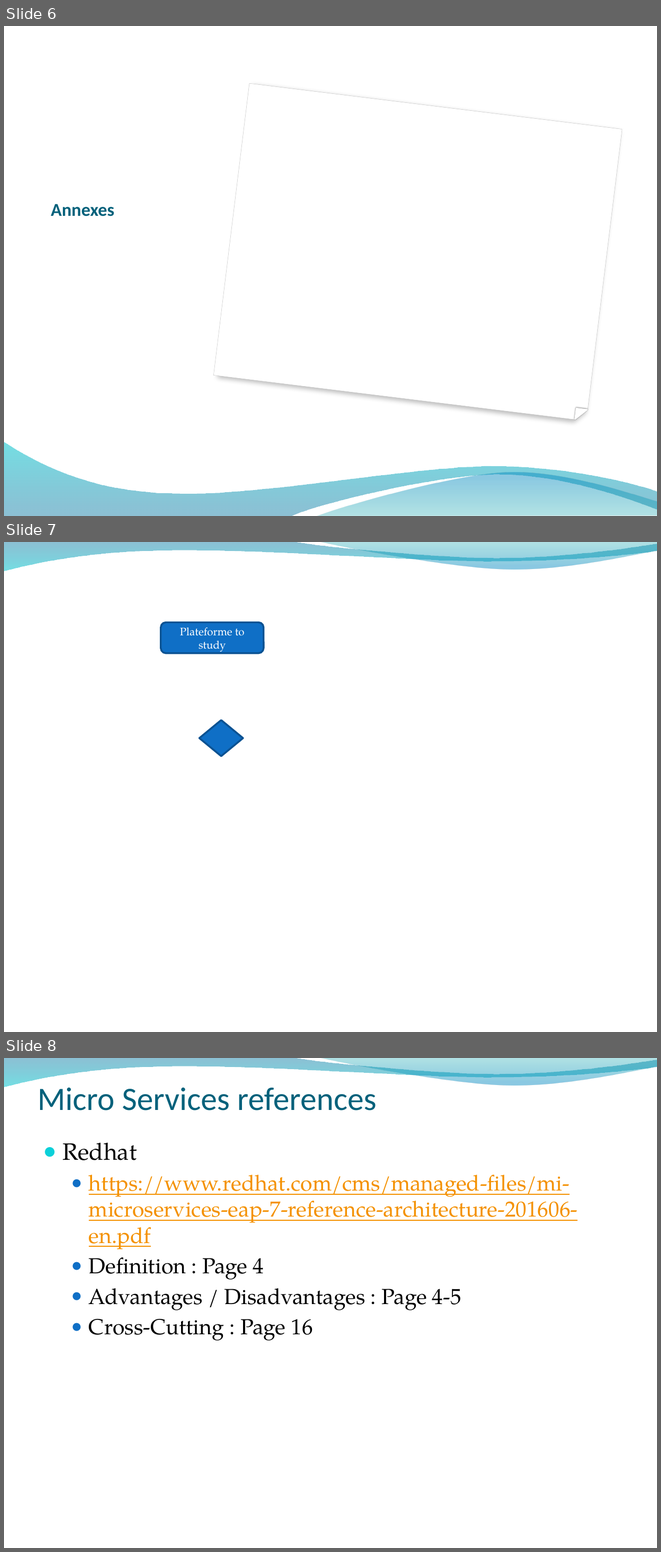
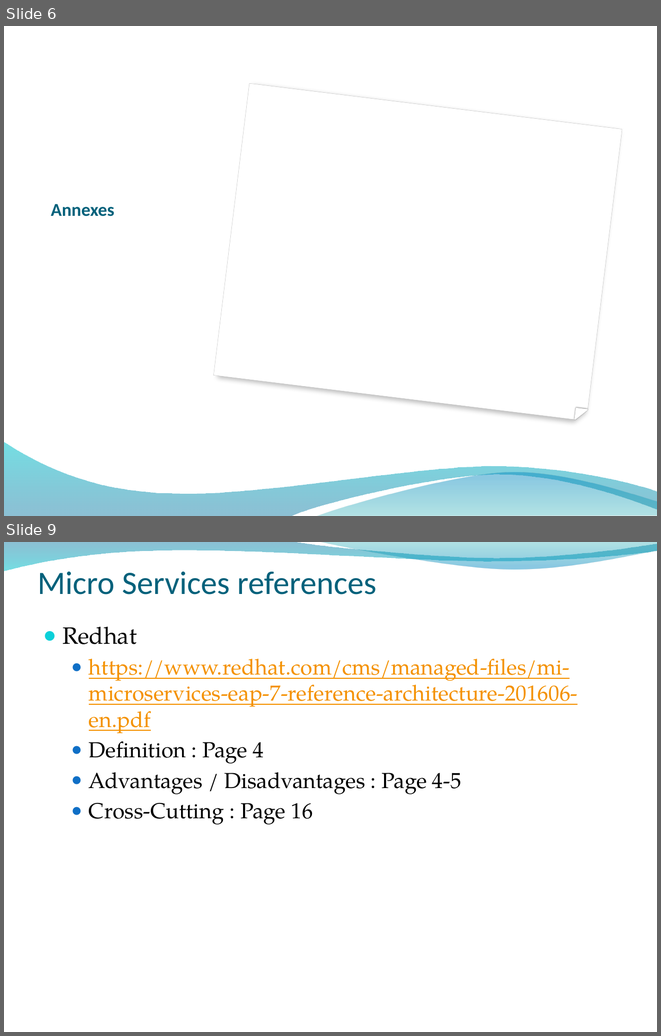
Before and after one commit to ygo74/microsvc, a slide deck: Documentation/Container Architecture.pptx. Shown one above the other, each under a label of ours: slides 6, 7 and 8 before the commit, slides 6 and 9 after it; the slides between them are not shown. The pictures are 661x1552 and 661x1036 pixels, drawn with LibreOffice and Linux fonts; fonts in the diff are those of the drawing; background and template pictures are left out. Boxes give left, top, right and bottom in pixels: in the first picture for what was removed or moved away, otherwise in the second. Text is boxed around its words. In the diff, an @@ line names an element or a change of style, - is before the commit and + after.

```diff
--- a/Documentation/Container Architecture.pptx
+++ b/Documentation/Container Architecture.pptx
@@ slide 7 removed at (4, 542, 657, 1032), background picture (left out); not listed: 2 template elements that a slide beside it also shows @@
@@ rounded rectangle removed at (161, 623, 263, 653) @@
-Plateforme to study
@@ diamond removed at (199, 720, 243, 756) @@
@@ what was slide 8 is now slide 9 @@
```
Also in this commit, not shown: 2 slides added.
